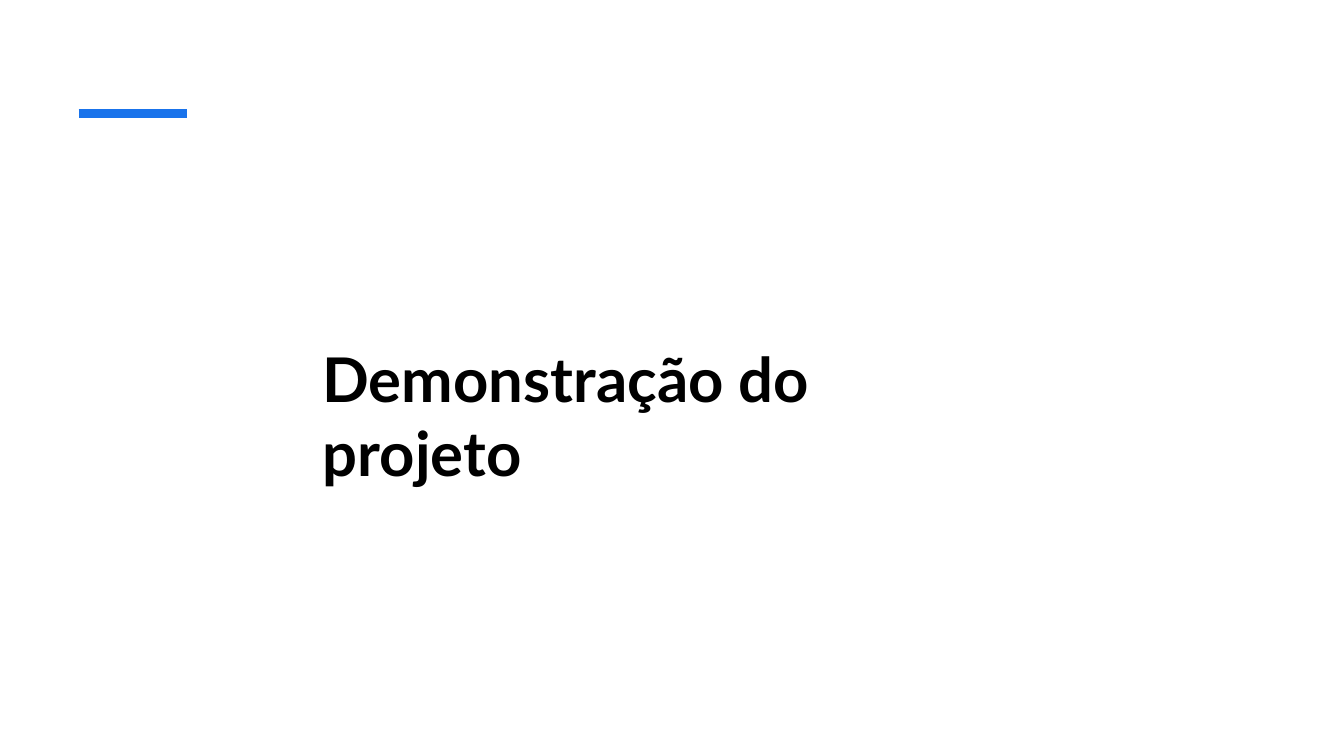
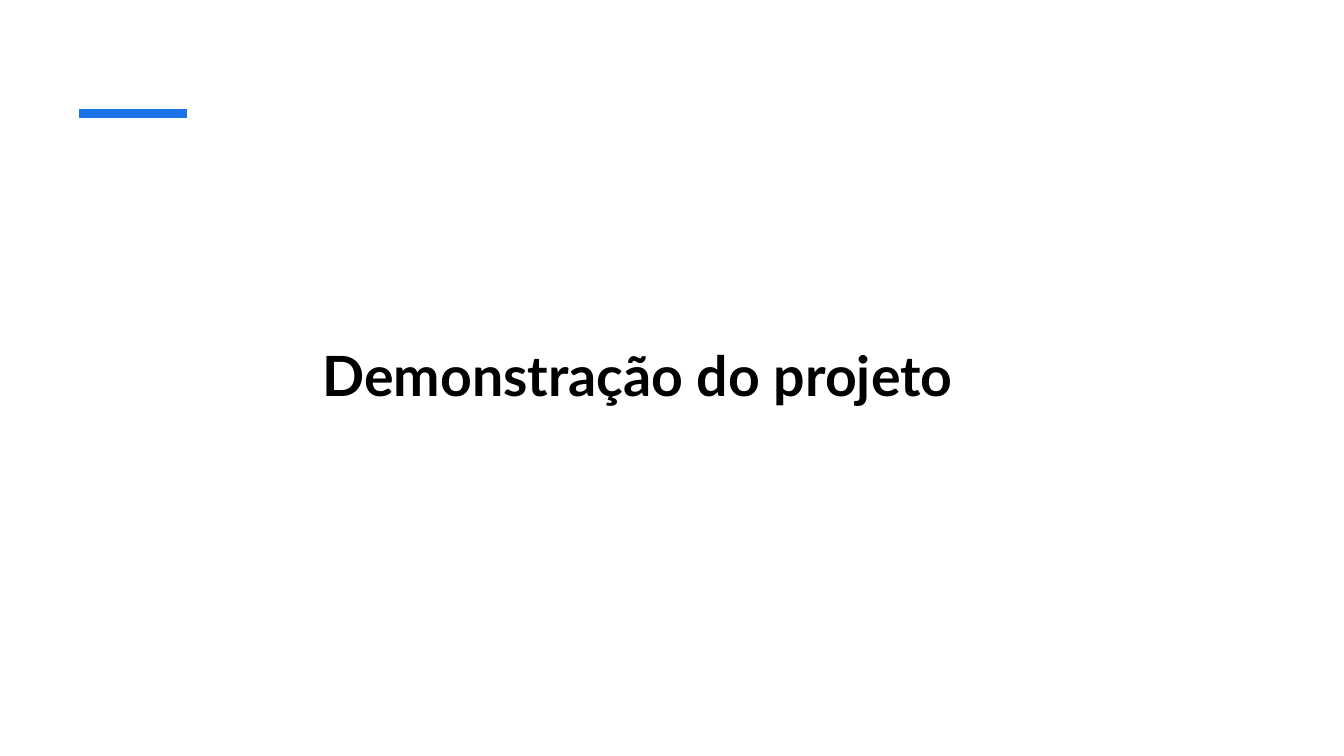
Before and after one commit to RRomano00/Fala-Cidade, a slide deck: slide 11 of Documentação/Fala-Cidade_Apresentacao.pptx (slide 9 before the commit). Drawn at 1344x756 pixels with LibreOffice and Linux fonts; fonts in the diff are those of the drawing; background and template pictures are left out. Boxes give left, top, right and bottom in pixels: in the first picture for what was removed or moved away, otherwise in the second. Text is boxed around its words. In the diff, an @@ line names an element or a change of style, - is before the commit and + after.

```diff
--- a/Documentação/Fala-Cidade_Apresentacao.pptx
+++ b/Documentação/Fala-Cidade_Apresentacao.pptx
@@ title "Demonstração do projeto" at (323, 354, 953, 406): size 44 to 39.6 pt @@
```
Also in this commit, not shown: 3 other slides changed, 2 slides added, 2 other files.
